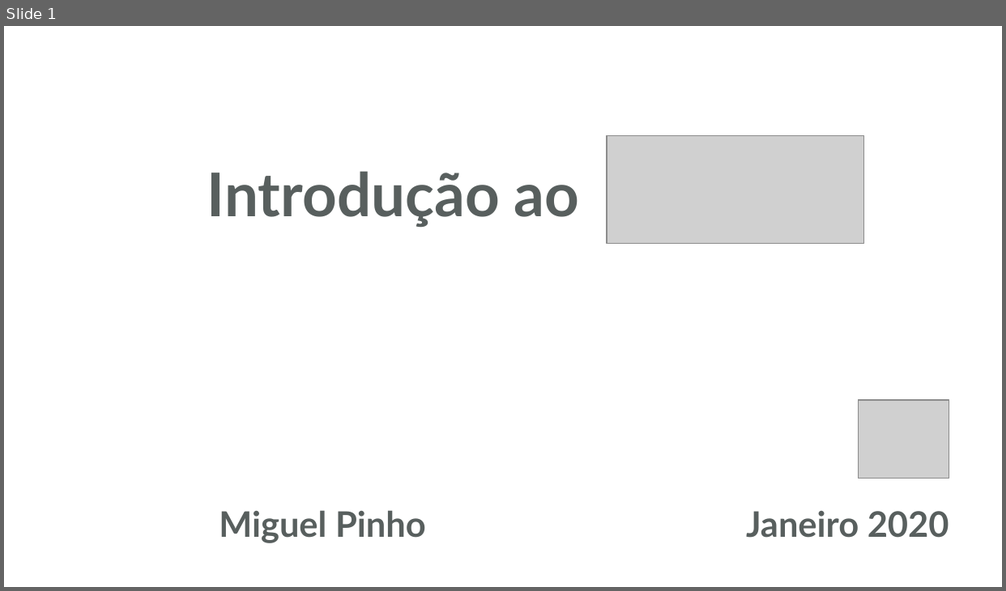
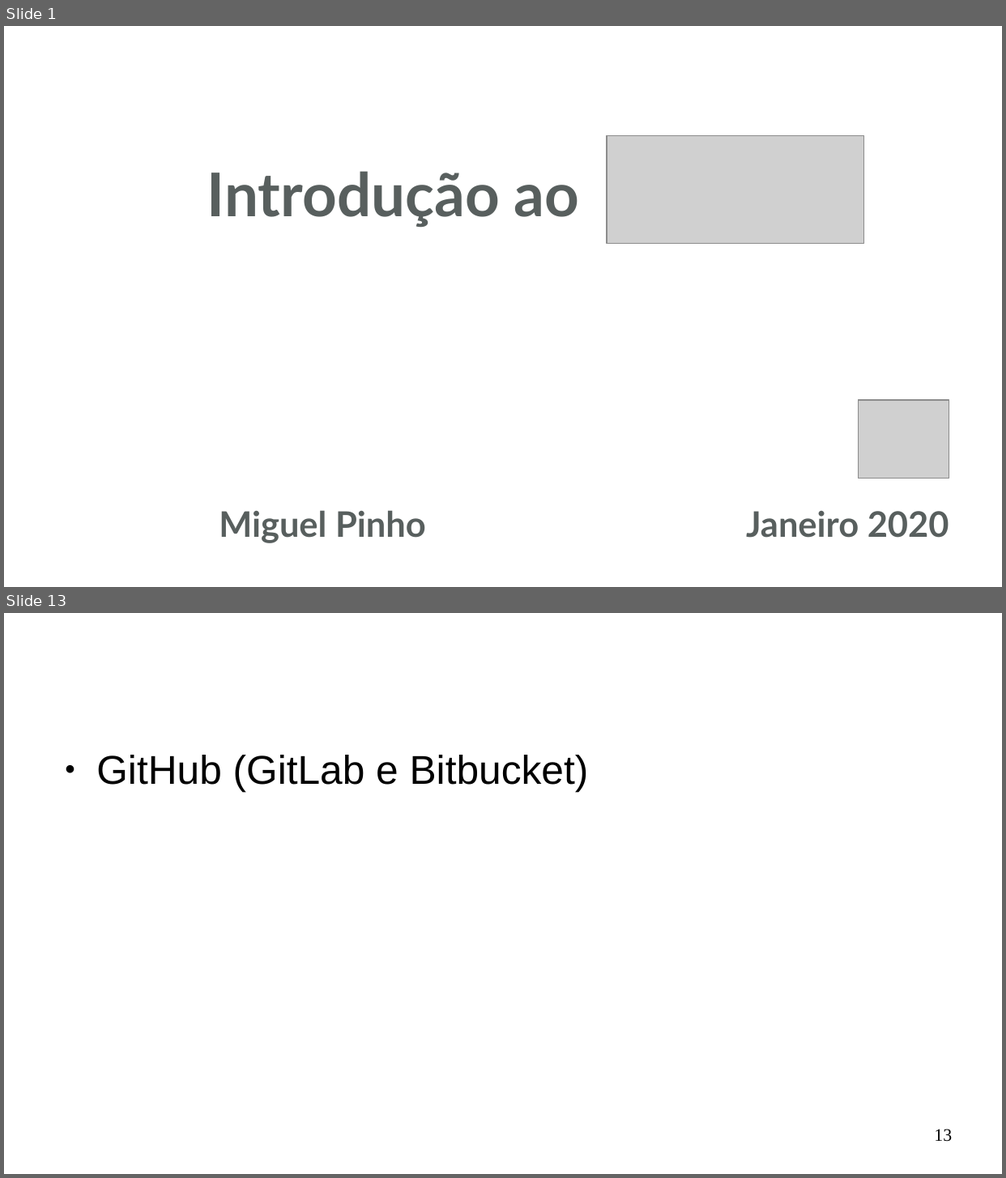
Before and after one commit to miguelpinho/git-lecture, a slide deck: lecture_pt.odp. Shown one above the other, each under a label of ours: slide 1 before the commit, slides 1 and 13 after it; the slides between them are not shown. The pictures are 1006x591 and 1006x1178 pixels, drawn with LibreOffice and Linux fonts; fonts in the diff are those of the drawing; grey boxes stand for pictures. Boxes give left, top, right and bottom in pixels: in the first picture for what was removed or moved away, otherwise in the second. Text is boxed around its words. In the diff, an @@ line names an element or a change of style, - is before the commit and + after.

```diff
--- a/lecture_pt.odp
+++ b/lecture_pt.odp
@@ slide 13 added at (x1=4, y1=613, x2=1002, y2=1174), background #FFFFFF @@
@@ text added at (x1=96, y1=755, x2=589, y2=792), 32 pt, text #000000 @@
+● GitHub (GitLab e Bitbucket)
@@ page number added at (x1=934, y1=1129, x2=952, y2=1142), 14 pt, text #000000 @@
+13
```
Also in this commit, not shown: 3 slides changed, 11 other slides added.
